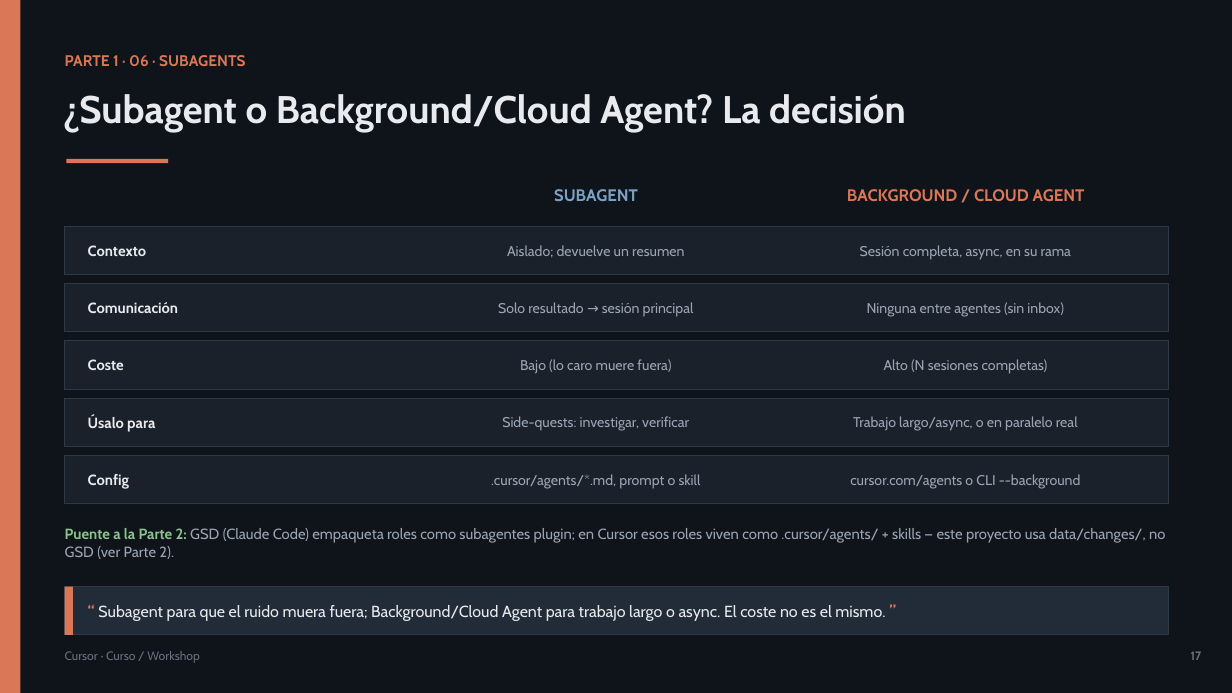
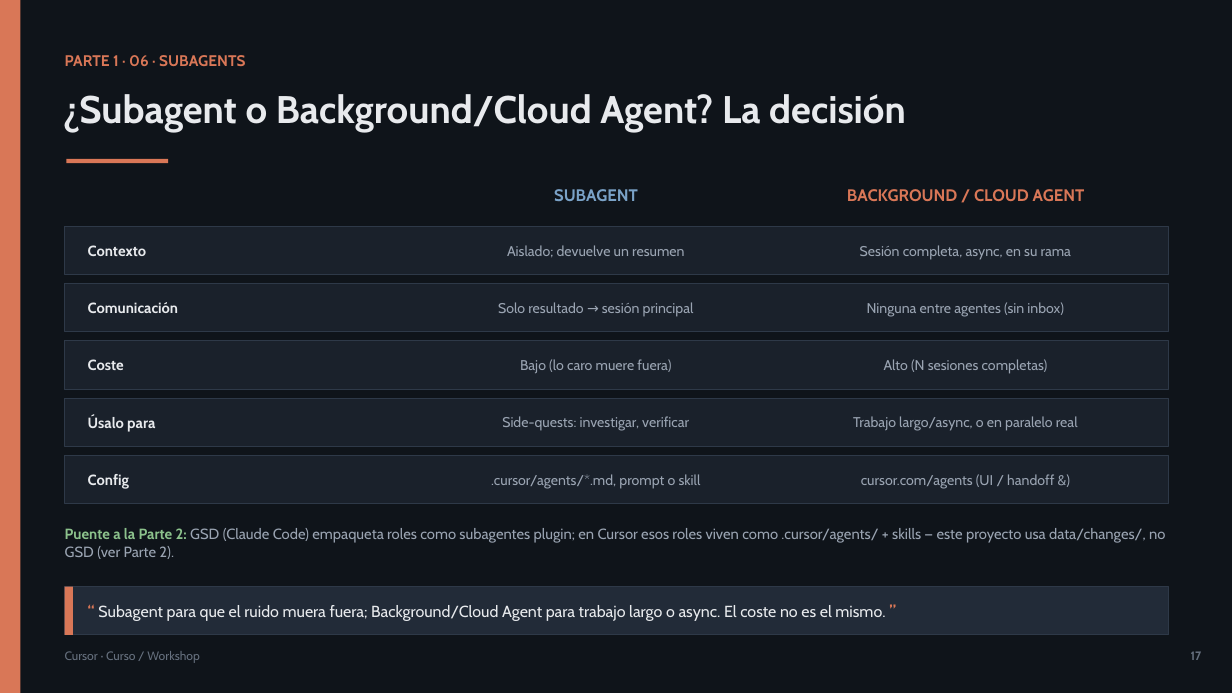
Before and after one commit to olonok69/cursor_code_ml_engineer, a slide deck: slide 17 of presentacion/Cursor_Presentacion.pptx. Drawn at 1232x693 pixels with LibreOffice and Linux fonts; fonts in the diff are those of the drawing. Boxes give left, top, right and bottom in pixels: in the first picture for what was removed or moved away, otherwise in the second. Text is boxed around its words. In the diff, an @@ line names an element or a change of style, - is before the commit and + after.

```diff
--- a/presentacion/Cursor_Presentacion.pptx
+++ b/presentacion/Cursor_Presentacion.pptx
@@ text at [861, 474, 1054, 489]: text changed @@
-cursor.com/agents o CLI --background
+cursor.com/agents (UI / handoff &)
```
Also in this commit, not shown: 4 other slides changed, 24 other files.
